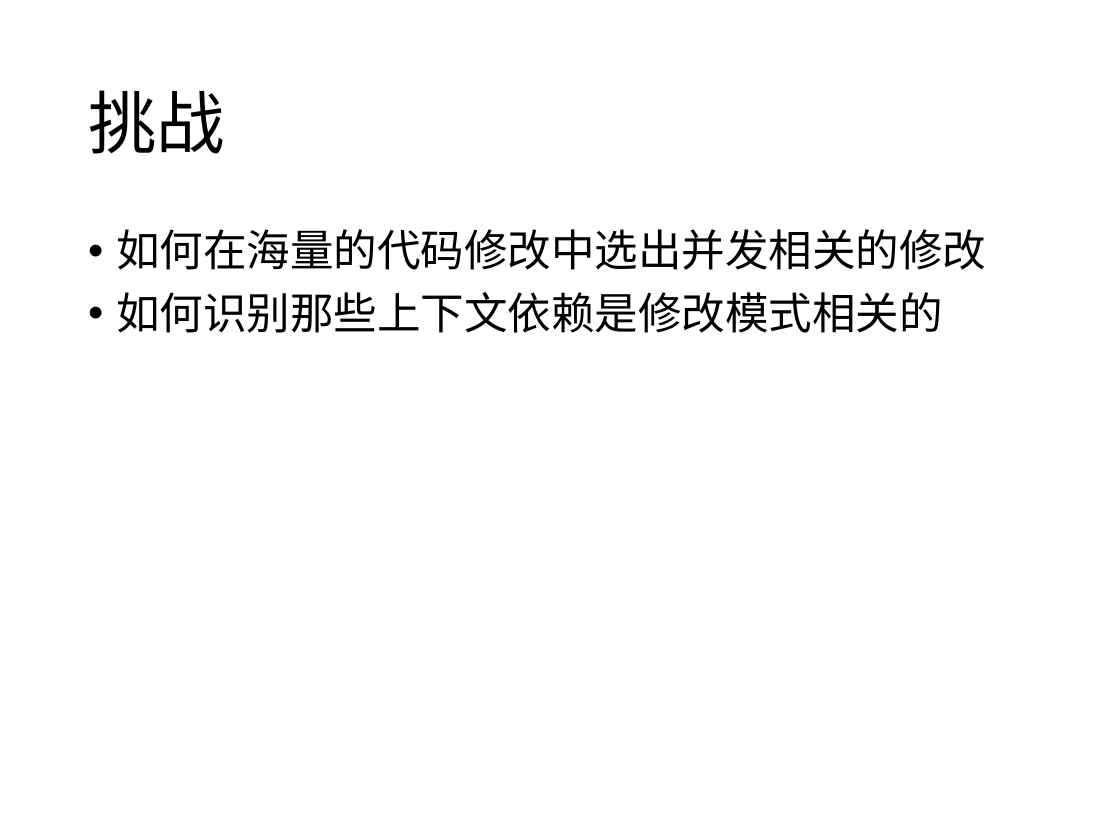
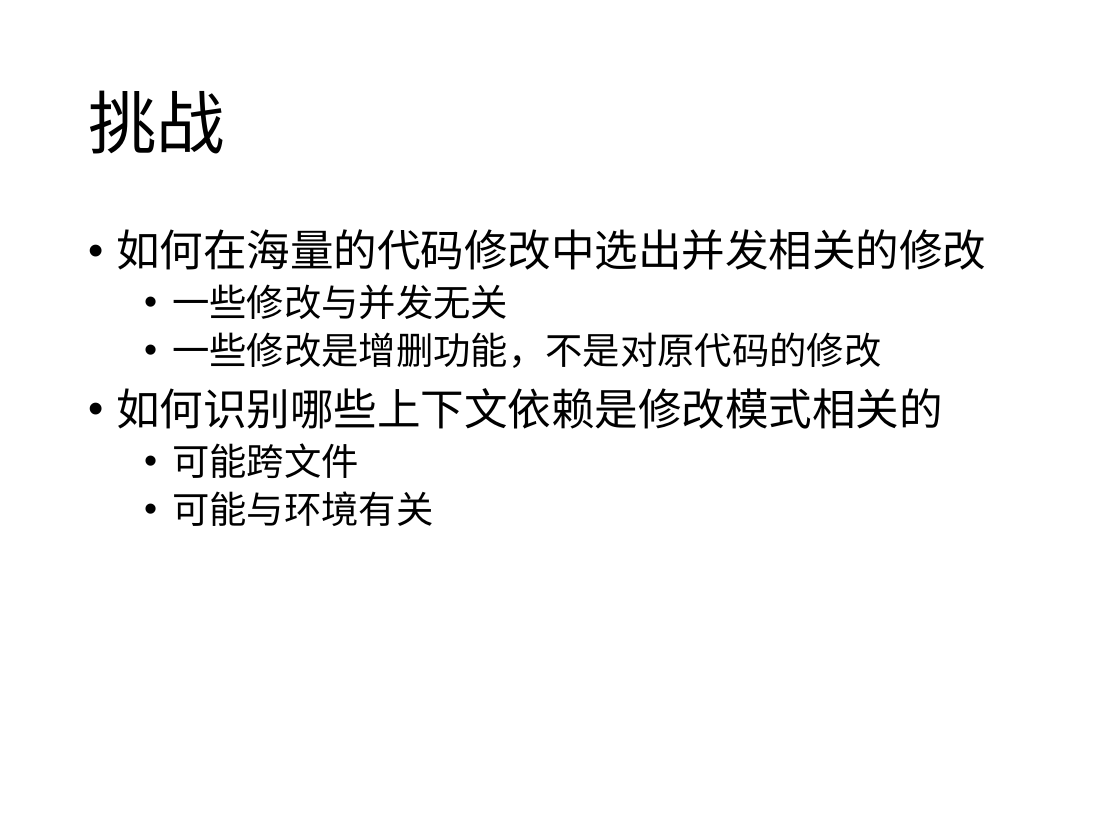
Before and after one commit to qwordy/Research, a slide deck: slide 4 of bishe/理解并发程序修改模式.pptx. Drawn at 1120x840 pixels with LibreOffice and Linux fonts; fonts in the diff are those of the drawing. Boxes give left, top, right and bottom in pixels: in the first picture for what was removed or moved away, otherwise in the second. Text is boxed around its words. In the diff, an @@ line names an element or a change of style, - is before the commit and + after.

```diff
--- a/bishe/理解并发程序修改模式.pptx
+++ b/bishe/理解并发程序修改模式.pptx
@@ text at <box>116,284,942,526</box>: text changed; size 28 to 24 pt @@
-• 如何识别那些上下文依赖是修改模式相关的
+  • 一些修改与并发无关
+  • 一些修改是增删功能，不是对原代码的修改
+• 如何识别哪些上下文依赖是修改模式相关的
+  • 可能跨文件
+  • 可能与环境有关
```
Also in this commit, not shown: 7 other slides changed, 2 slides added, 1 slide removed.
